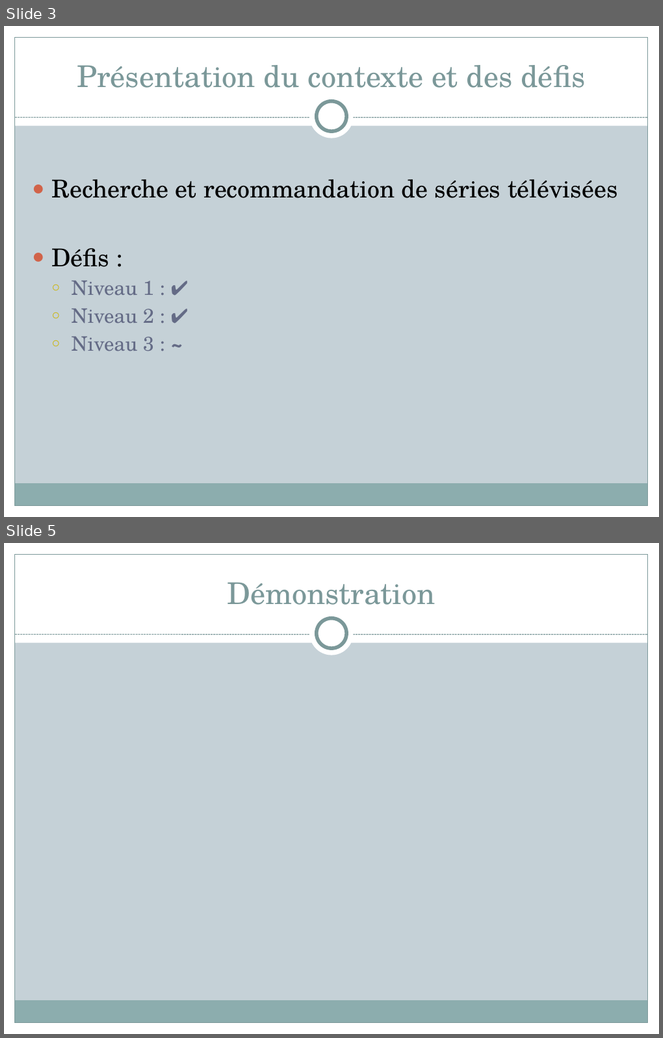
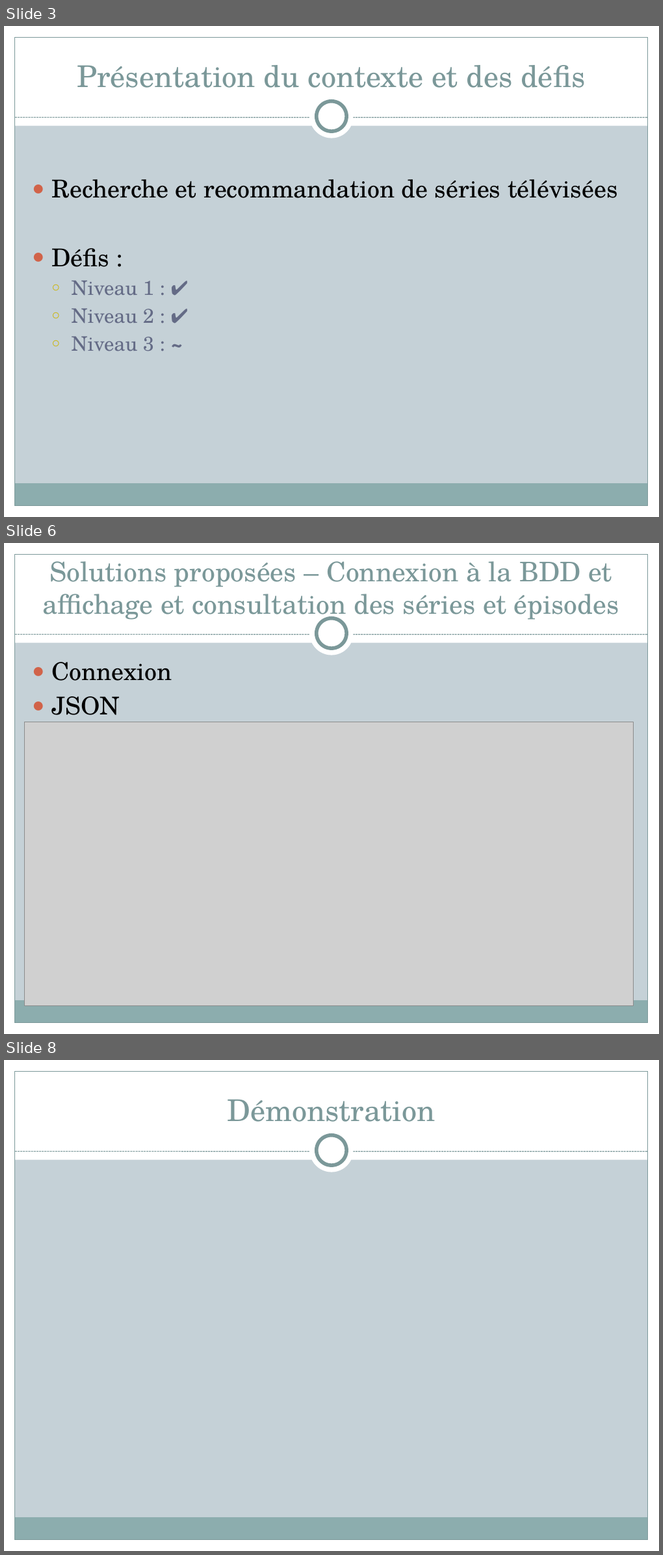
Before and after one commit to 0neiroi/SeriesRecommendation, a slide deck: Présentation-groupe-09-sc.pptx. Shown one above the other, each under a label of ours: slides 3 and 5 before the commit, slides 3, 6 and 8 after it; the slides between them are not shown. The pictures are 663x1038 and 663x1555 pixels, drawn with LibreOffice and Linux fonts; fonts in the diff are those of the drawing; grey boxes stand for pictures. Boxes give left, top, right and bottom in pixels: in the first picture for what was removed or moved away, otherwise in the second. Text is boxed around its words. In the diff, an @@ line names an element or a change of style, - is before the commit and + after.

```diff
--- a/Présentation-groupe-09-sc.pptx
+++ b/Présentation-groupe-09-sc.pptx
@@ slide 6 added at box(4, 543, 659, 1034), background #C5D1D7; not listed: 9 template elements that a slide beside it also shows @@
@@ title added at box(43, 561, 620, 622), 29.7 pt, text #7C999A @@
+Solutions proposées – Connexion à la BDD et affichage et consultation des séries et épisodes
@@ text added at box(51, 662, 172, 715), 27 pt, text #000000 @@
+● Connexion
+● JSON
@@ picture added at box(24, 722, 634, 1006) @@
@@ what was slide 5 is now slide 8 @@
```
Also in this commit, not shown: 3 other slides added, 1 slide removed.
